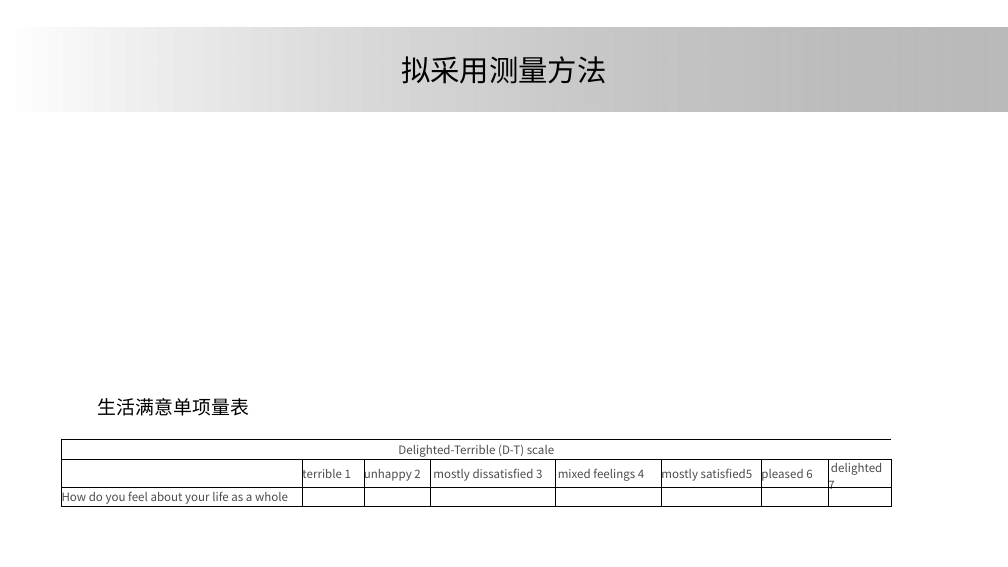
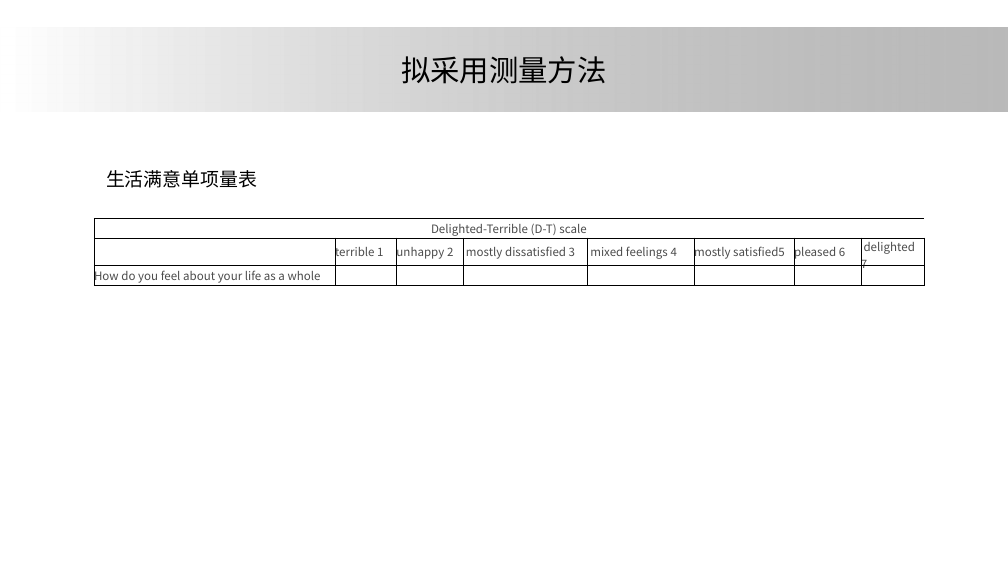
Before and after one commit to ElsaLuo/-, a slide deck: slide 27 of 我的坚果云/研究生搞学术/大论文/论文汇报/one.pptx (slide 26 before the commit). Drawn at 1008x567 pixels with LibreOffice and Linux fonts; fonts in the diff are those of the drawing; background and template pictures are left out. Boxes give left, top, right and bottom in pixels: in the first picture for what was removed or moved away, otherwise in the second. Text is boxed around its words. In the diff, an @@ line names an element or a change of style, - is before the commit and + after.

```diff
--- a/我的坚果云/研究生搞学术/大论文/论文汇报/one.pptx
+++ b/我的坚果云/研究生搞学术/大论文/论文汇报/one.pptx
@@ text "生活满意单项量表": place and size @@
-text "生活满意单项量表" at bbox=[98, 398, 249, 416]
+text "生活满意单项量表" at bbox=[106, 170, 257, 188]
@@ table: place and size @@
-table at bbox=[61, 439, 892, 508]
+table at bbox=[94, 218, 925, 288]
```
Also in this commit, not shown: 7 other slides changed, 1 slide added, 1 other file.
